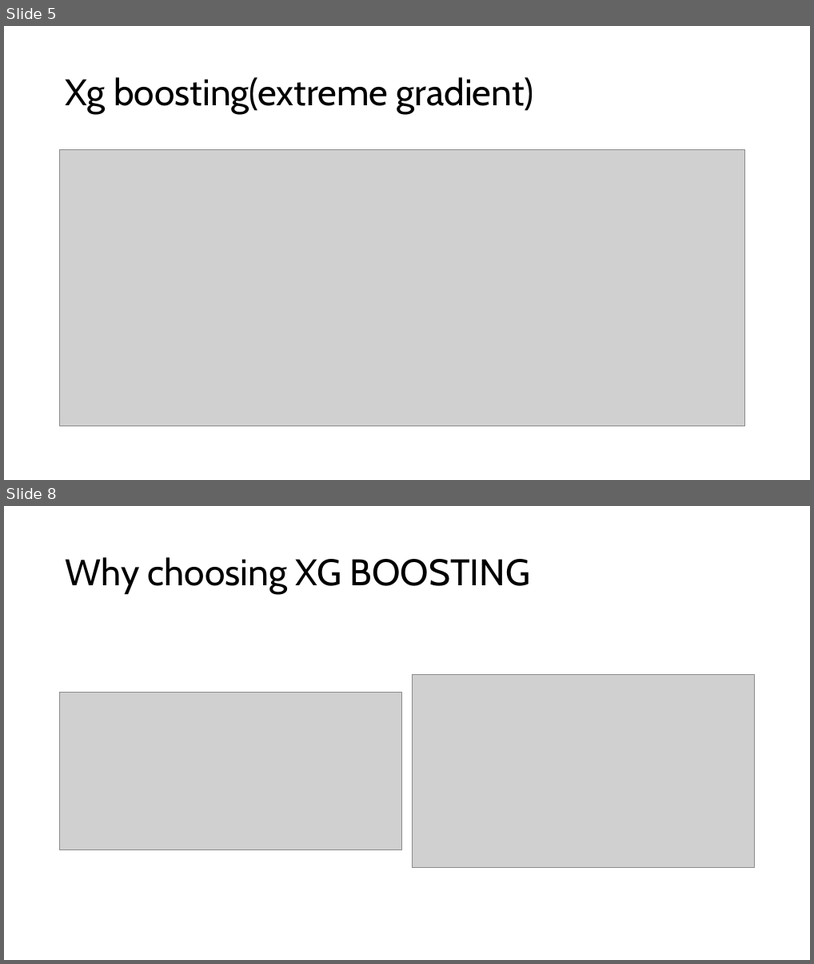
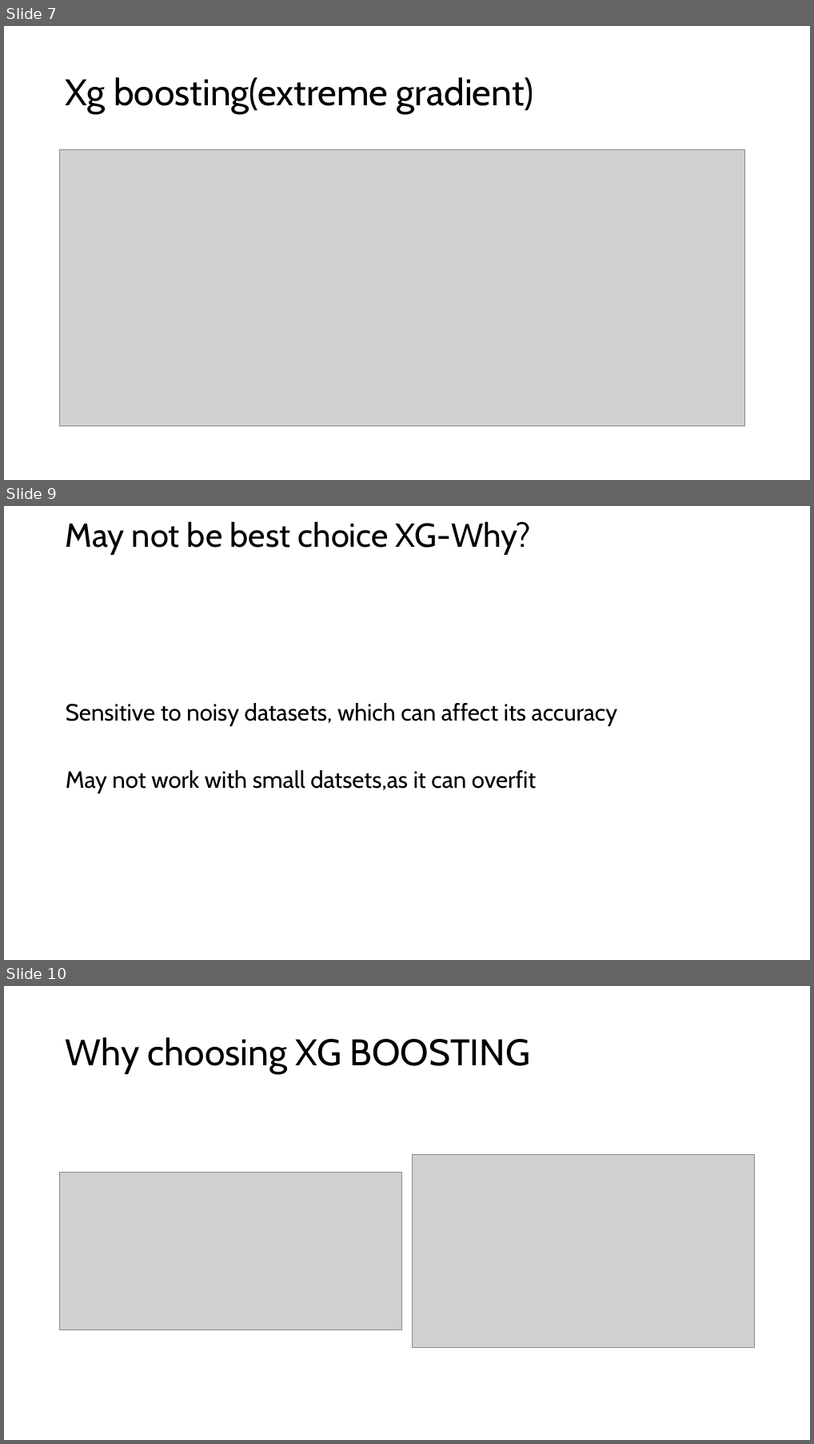
Before and after one commit to lakshmiprabha25/MACHINE-LEARNING-, a slide deck: Boosting.pptx. Shown one above the other, each under a label of ours: slides 5 and 8 before the commit, slides 7, 9 and 10 after it; the slides between them are not shown. The pictures are 814x964 and 814x1444 pixels, drawn with LibreOffice and Linux fonts; fonts in the diff are those of the drawing; grey boxes stand for pictures. Boxes give left, top, right and bottom in pixels: in the first picture for what was removed or moved away, otherwise in the second. Text is boxed around its words. In the diff, an @@ line names an element or a change of style, - is before the commit and + after.

```diff
--- a/Boosting.pptx
+++ b/Boosting.pptx
@@ slide 9 added at <box>4,506,810,960</box>, background #FFFFFF @@
@@ title added at <box>66,521,531,555</box>, 39.6 pt, text #000000 @@
+May not be best choice XG-Why?
@@ text added at <box>66,703,618,793</box>, 28 pt, text #000000 @@
+Sensitive to noisy datasets, which can affect its accuracy
+May not work with small datsets,as it can overfit
@@ what was slide 5 is now slide 7 @@
@@ what was slide 8 is now slide 10 @@
```
Also in this commit, not shown: 1 slide changed, 5 other slides added, 1 slide removed.
